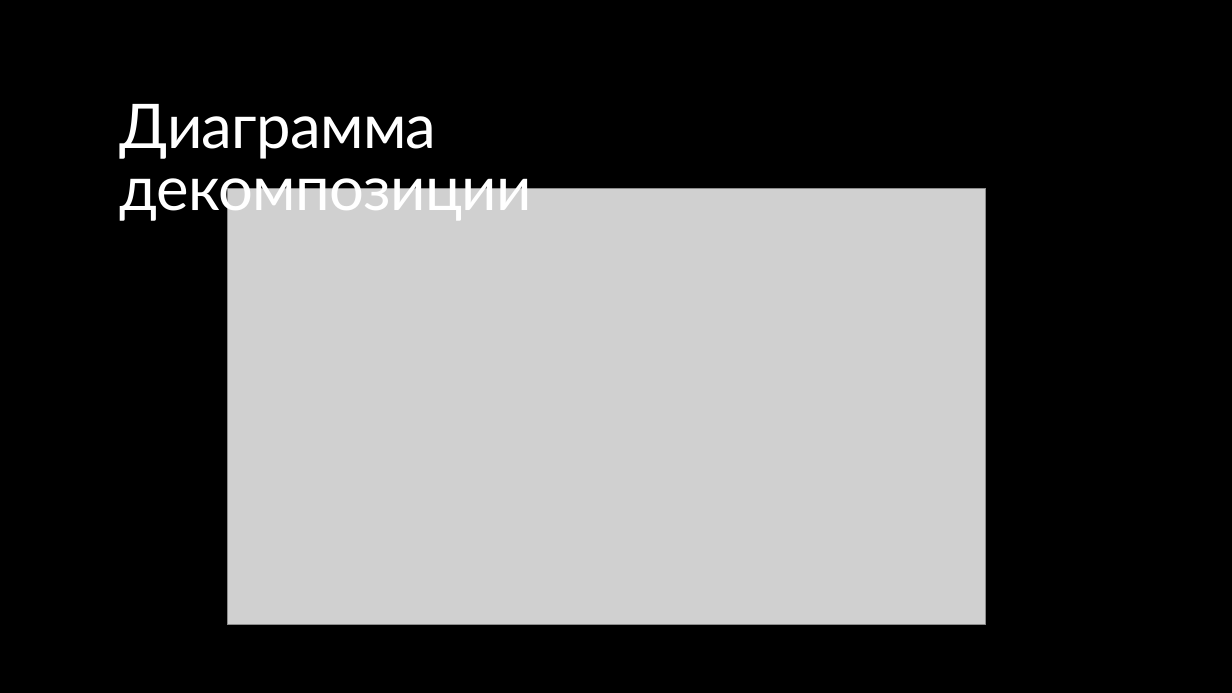
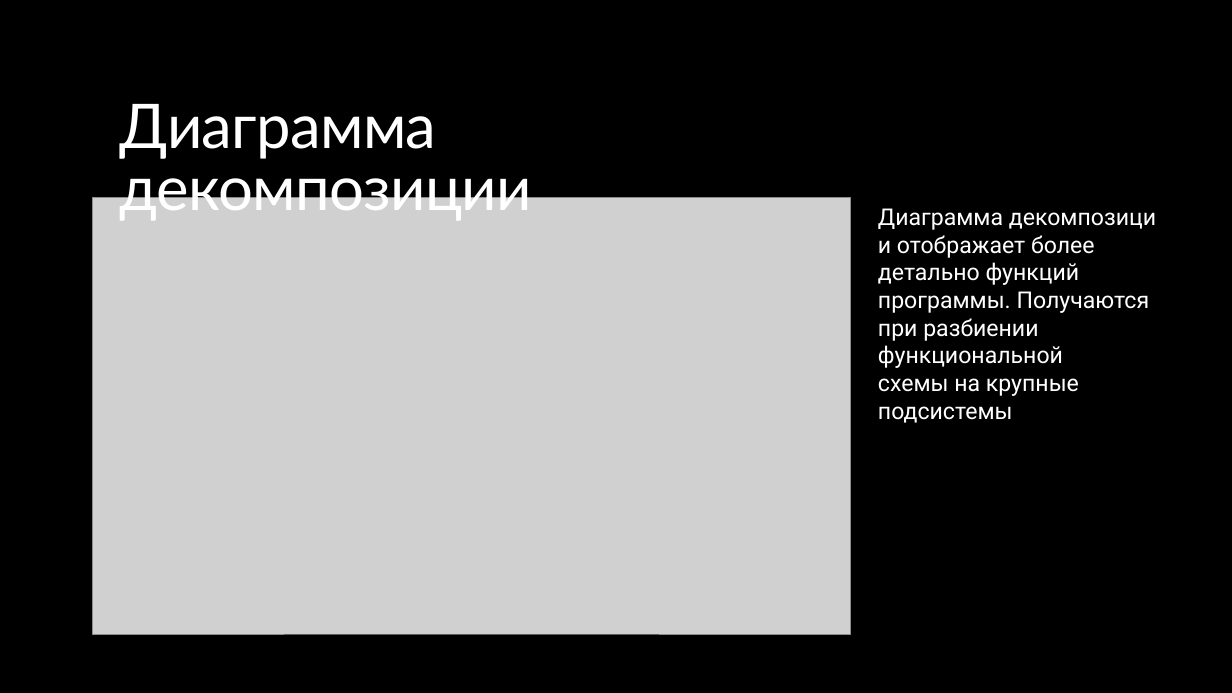
Before and after one commit to Evdokimov27/Airplane-Sale-Tiket, a slide deck: slide 7 of Курсовой Евдокимов.pptx. Drawn at 1232x693 pixels with LibreOffice and Linux fonts; fonts in the diff are those of the drawing; grey boxes stand for pictures; background and template pictures are left out. Boxes give left, top, right and bottom in pixels: in the first picture for what was removed or moved away, otherwise in the second. Text is boxed around its words. In the diff, an @@ line names an element or a change of style, - is before the commit and + after.

```diff
--- a/Курсовой Евдокимов.pptx
+++ b/Курсовой Евдокимов.pptx
@@ picture: place and size @@
-picture at [227,189,986,625]
+picture at [92,198,851,634]
@@ text added at [878,208,1150,423], 18 pt, text #FFFFFF @@
+Диаграмма декомпозиции отображает более детально функций программы. Получаются при разбиении функциональной схемы на крупные подсистемы
```
Also in this commit, not shown: 4 other slides changed.
